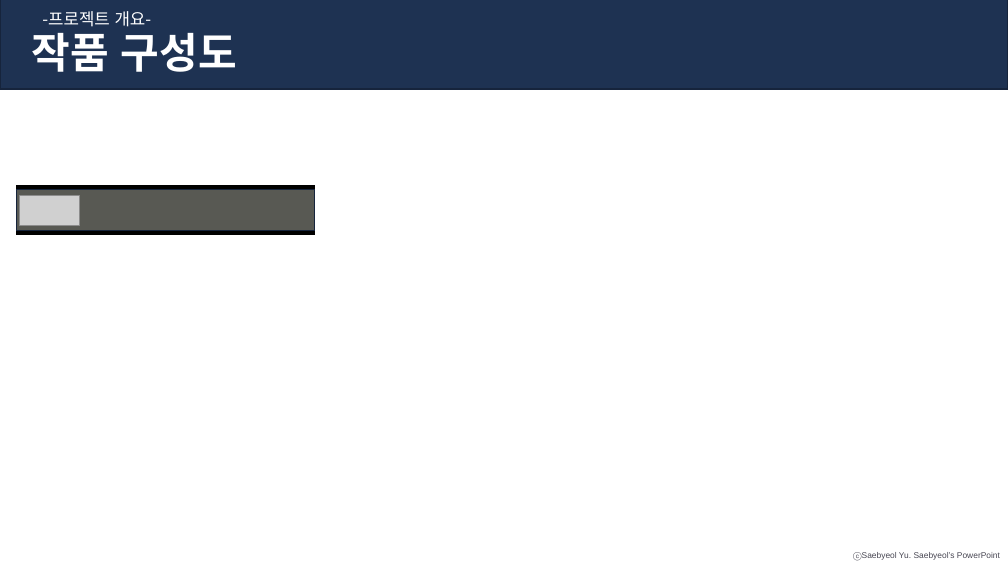
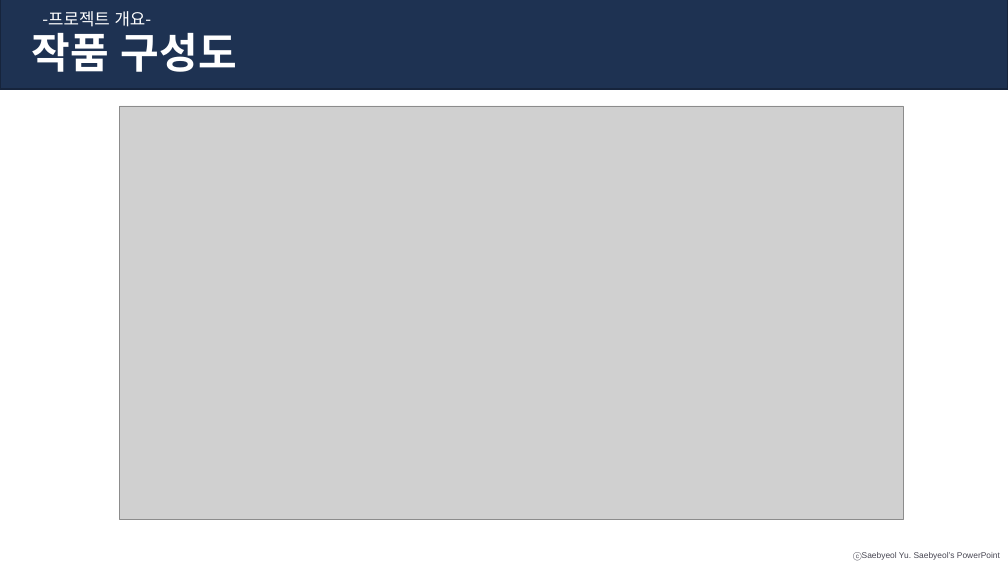
Before and after one commit to SW-Lee31/SF_project, a slide deck: slide 14 of 0113 포토폴리오.pptx. Drawn at 1008x567 pixels with LibreOffice and Linux fonts; fonts in the diff are those of the drawing; grey boxes stand for pictures; background and template pictures are left out. Boxes give left, top, right and bottom in pixels: in the first picture for what was removed or moved away, otherwise in the second. Text is boxed around its words. In the diff, an @@ line names an element or a change of style, - is before the commit and + after.

```diff
--- a/0113 포토폴리오.pptx
+++ b/0113 포토폴리오.pptx
@@ picture added at box(119, 106, 903, 520) @@
@@ rectangle removed at box(16, 186, 314, 235) @@
@@ rectangle removed at box(17, 190, 315, 231) @@
@@ picture removed at box(20, 195, 79, 225) @@
```
Also in this commit, not shown: 8 other slides changed, 5 slides added, 3 slides removed, 1 other file.
